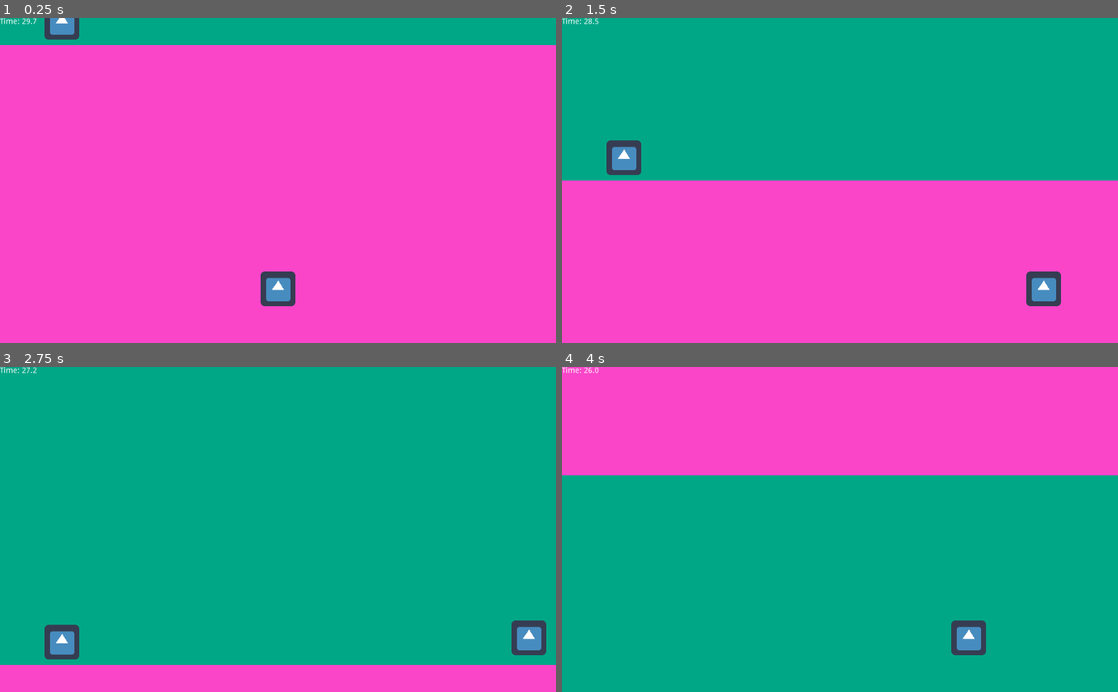
Above: before the commit, frames 1-4 (two rows, left to right).
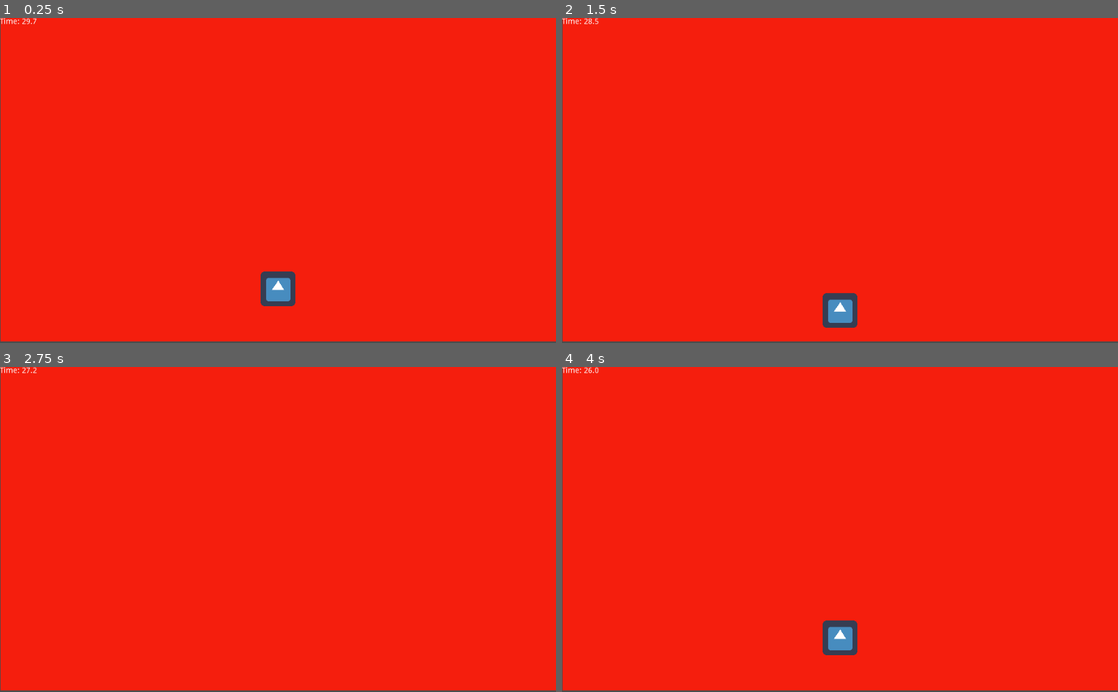
Above: after the commit, the same moments.

Repository: sidfer/devhacks-2025
Game: Godot game, scene res://Main.tscn
Same seed, same stepped clock (60 frames per second), same inputs: the game is played once before the commit and once after it. The engine's default icon, where the game draws it, is replaced by a stand-in: a white triangle on a blue panel in a dark square.
Inputs:
- Up to frame 1 (0.25 s): no input
- Up to frame 2 (1.5 s): hold Right (ui_right) 0.53-1.28 s; hold S (move_down, bound only after the commit) from 1.28 s (still down)
- Up to frame 3 (2.75 s): release S (move_down, bound only after the commit) at 2.03 s; hold Right (ui_right) from 2.03 s (still down)
- Up to frame 4 (4 s): release Right (ui_right) at 2.78 s; hold W (move_up, bound only after the commit) 2.78-3.53 s; hold Left (ui_left) from 3.53 s (still down)

The runs differ from the first frame. In frame 1, 99% of the frame differs, in the area x 0-100%, y 0-100%; in frame 2, 100%; in frame 3, 100%; in frame 4, 100%.

Commit message:
Sprite movement
the sprite now moves with keyboard input (A,W,S,D)

Diff:
--- a/BackgroundTile.gd
+++ b/BackgroundTile.gd
@@ -1,9 +1,5 @@
 extends Node2D
 
-var scroll_speed = 200  # Match this to collectible speed
-
-func _process(delta):
-	position.y += scroll_speed * delta  # Move downward
-	# Reset position when off-screen
-	if position.y > get_viewport_rect().size.y:
-		position.y = -get_viewport_rect().size.y  # Move back to the top
+func _ready():
+	# Center the background in the viewport
+	position = get_viewport_rect().size / 2
--- a/Main.tscn
+++ b/Main.tscn
@@ -1,8 +1,7 @@
-[gd_scene load_steps=7 format=2]
+[gd_scene load_steps=6 format=2]
 
 [ext_resource path="res://icon.png" type="Texture" id=1]
 [ext_resource path="res://Player.gd" type="Script" id=2]
-[ext_resource path="res://TimePickup.tscn" type="PackedScene" id=3]
 [ext_resource path="res://Main.gd" type="Script" id=4]
 [ext_resource path="res://BackgroundTile.tscn" type="PackedScene" id=5]
 
@@ -11,13 +10,15 @@
 [node name="Main" type="Node2D"]
 script = ExtResource( 4 )
 
-[node name="BackgroundTile" parent="." instance=ExtResource( 5 )]
+[node name="BackgroundTile3" parent="." instance=ExtResource( 5 )]
+position = Vector2( 0, -300 )
 
-[node name="BackgroundTile2" parent="." instance=ExtResource( 5 )]
-position = Vector2( 1.36422e-12, -600 )
-
-[node name="ColorRect" parent="BackgroundTile2" index="0"]
-color = Color( 0, 0.654902, 0.52549, 1 )
+[node name="ColorRect" parent="BackgroundTile3" index="0"]
+margin_left = -511.0
+margin_top = -303.0
+margin_right = 513.0
+margin_bottom = 297.0
+color = Color( 0.960784, 0.117647, 0.0509804, 1 )
 
 [node name="Player" type="Area2D" parent="."]
 script = ExtResource( 2 )
@@ -44,9 +45,6 @@
 margin_bottom = 14.0
 text = "Game Over!"
 
-[node name="TimePickup" parent="." instance=ExtResource( 3 )]
-position = Vector2( 106, -41 )
-
 [connection signal="timeout" from="SpawnTimer" to="." method="_on_SpawnTimer_timeout"]
 
-[editable path="BackgroundTile2"]
+[editable path="BackgroundTile3"]
--- a/Player.gd
+++ b/Player.gd
@@ -1,9 +1,21 @@
-extends Area2D
+extends Node2D  # Use CharacterBody2D if you need physics
 
-var speed = 500  # Adjust speed as needed
+var speed = 200  # Adjust movement speed
 
 func _process(delta):
-	var input = Input.get_action_strength("ui_right") - Input.get_action_strength("ui_left")
-	position.x += input * speed * delta
-	# Keep player within screen bounds
-	position.x = clamp(position.x, 50, get_viewport_rect().size.x - 50)
+	var direction = Vector2.ZERO  # Start with no movement
+
+	# Check input and set movement direction
+	if Input.is_action_pressed("move_left"):
+		direction.x = -1
+	if Input.is_action_pressed("move_right"):
+		direction.x = 1
+	if Input.is_action_pressed("move_up"):
+		direction.y = -1
+	if Input.is_action_pressed("move_down"):
+		direction.y = 1
+
+	# Normalize and apply movement
+	if direction != Vector2.ZERO:
+		direction = direction.normalized()  # Prevent faster diagonal movement
+		position += direction * speed * delta
--- a/project.godot
+++ b/project.godot
@@ -18,6 +18,29 @@
 
 common/drop_mouse_on_gui_input_disabled=true
 
+[input]
+
+move_left={
+"deadzone": 0.5,
+"events": [ Object(InputEventKey,"resource_local_to_scene":false,"resource_name":"","device":0,"alt":false,"shift":false,"control":false,"meta":false,"command":false,"pressed":false,"scancode":0,"physical_scancode":65,"unicode":0,"echo":false,"script":null)
+ ]
+}
+move_right={
+"deadzone": 0.5,
+"events": [ Object(InputEventKey,"resource_local_to_scene":false,"resource_name":"","device":0,"alt":false,"shift":false,"control":false,"meta":false,"command":false,"pressed":false,"scancode":0,"physical_scancode":68,"unicode":0,"echo":false,"script":null)
+ ]
+}
+move_up={
+"deadzone": 0.5,
+"events": [ Object(InputEventKey,"resource_local_to_scene":false,"resource_name":"","device":0,"alt":false,"shift":false,"control":false,"meta":false,"command":false,"pressed":false,"scancode":0,"physical_scancode":87,"unicode":0,"echo":false,"script":null)
+ ]
+}
+move_down={
+"deadzone": 0.5,
+"events": [ Object(InputEventKey,"resource_local_to_scene":false,"resource_name":"","device":0,"alt":false,"shift":false,"control":false,"meta":false,"command":false,"pressed":false,"scancode":0,"physical_scancode":83,"unicode":0,"echo":false,"script":null)
+ ]
+}
+
 [physics]
 
 common/enable_pause_aware_picking=true
